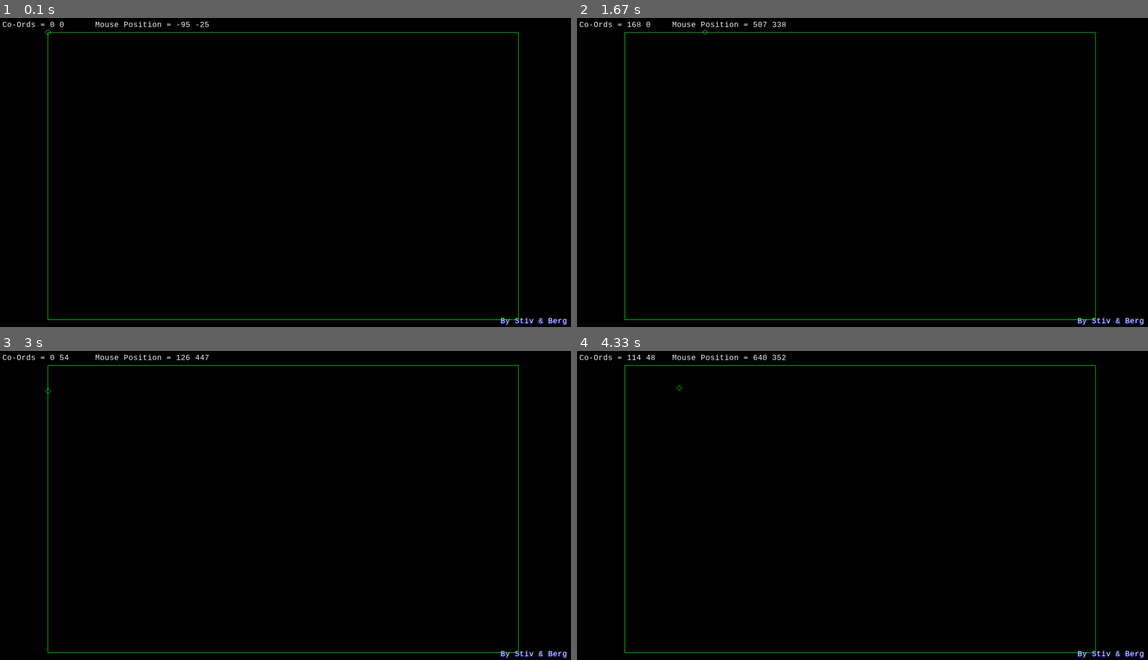
Above: before the commit, frames 1-4 (two rows, left to right).
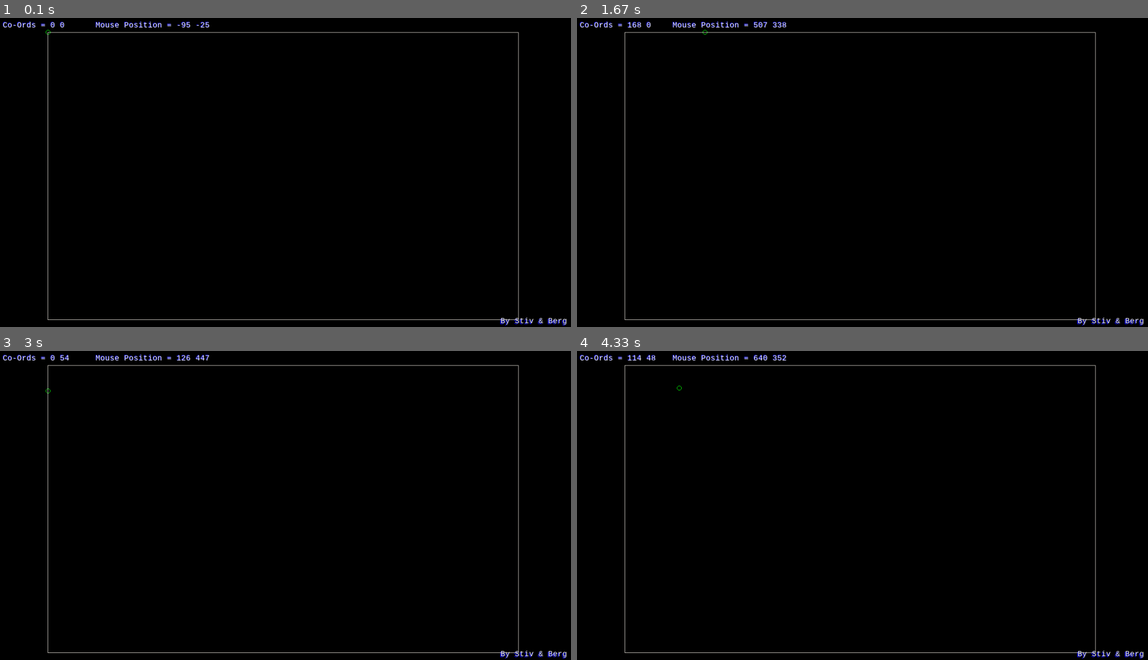
Above: after the commit, the same moments.

Repository: stivosaurus/rpi-snippets
Game: pygame game, started from reference_scripts/plotter_pygame_example.py
Same seed, same stepped clock (60 frames per second), same inputs: the game is played once before the commit and once after it. The source is Python 2; it was converted automatically to run under Python 3.
Inputs (mouse positions are in pixels of both pictures, inside the frame that each line leads up to):
- Up to frame 1 (0.1 s): no input
- Up to frame 2 (1.67 s): hold Right 0.33-0.8 s; move the mouse to (839, 184) at 0.37 s; hold Up 0.83-1.13 s; move the mouse to (1045, 163) at 0.87 s; hold Right 1.17-1.63 s; move the mouse to (868, 194) at 1.2 s
- Up to frame 3 (3 s): hold Left 1.67-2.2 s; move the mouse to (148, 508) at 1.7 s; hold Down 2.23-2.53 s; move the mouse to (342, 573) at 2.27 s; hold Left 2.57-2.97 s; move the mouse to (108, 576) at 2.6 s
- Up to frame 4 (4.33 s): hold Up 3-3.37 s; move the mouse to (948, 397) at 3.03 s; hold Right 3.4-4.03 s; move the mouse to (1073, 613) at 3.43 s; hold Down from 4.07 s (still down); move the mouse to (931, 533) at 4.1 s

The runs differ from the first frame. In frame 1, 1.1% of the frame differs, in the area x 0-91%, y 1-98%; in frame 2, 1.1%; in frame 3, 1.1%; in frame 4, 1.1%.

Commit message:
working on menu adding a todo to mouse design

Diff:
--- a/reference_scripts/plotter_pygame_example.py
+++ b/reference_scripts/plotter_pygame_example.py
@@ -7,14 +7,19 @@
 GREEN = (0, 255, 0)
 BLUE = (0, 0, 255)
 RED = (255, 0, 0)
+DARKGRAY  = ( 64,  64,  64)
+GRAY      = (128, 128, 128)
+LIGHTGRAY = (212, 208, 200)
 
 def show_pointer_coords(screen, x, y):
     # pointer
     pygame.draw.ellipse(screen, GREEN, [1 + x-5, y-5, 10, 10], 1)
 
 def show_x_y(screen, x, y):
+    coord = myfont.render("Co-Ords = %i %i"%(x - 100, y - 30), 2,BLUE)
+    screen.blit(coord, (5, 5))
     coord = myfont.render("Co-Ords = %i %i"%(x - 100, y - 30), 2,WHITE)
-    screen.blit(coord, (5, 5))
+    screen.blit(coord, (6, 6))
     credit = myfont.render("By Stiv & Berg",3, BLUE)
     screen.blit(credit, (1050, 630))
     credit = myfont.render("By Stiv & Berg",3, WHITE)
@@ -22,16 +27,19 @@
 
 def mouse_pos(screen):
     mousex, mousey = pygame.mouse.get_pos()
+    mouse_pos = myfont.render("Mouse Position = %i %i"%(mousex-100, mousey-30), 2,BLUE)
+    screen.blit(mouse_pos, (200, 5))
     mouse_pos = myfont.render("Mouse Position = %i %i"%(mousex-100, mousey-30), 2,WHITE)
-    screen.blit(mouse_pos, (200, 5))
+    screen.blit(mouse_pos, (201, 6))
     if mousex <= 99 or mousex >= 1091 or mousey <= 29 or mousey >= 635:
-		#do nothing
-		pygame.mouse.set_visible(0)
+		#make mouse change if outside box but needs work
+		#TODO fix mouse design or change mouse colour when it leaves coord box
+		pygame.mouse.set_visible(1)
     else:
 		pygame.mouse.set_visible(1)
 
 def draw_screen_boarder(screen):
-    pygame.draw.rect(screen,GREEN,(100,30,990,605),1)
+    pygame.draw.rect(screen,LIGHTGRAY,(100,30,990,605),1)
 
 
 # Setup
